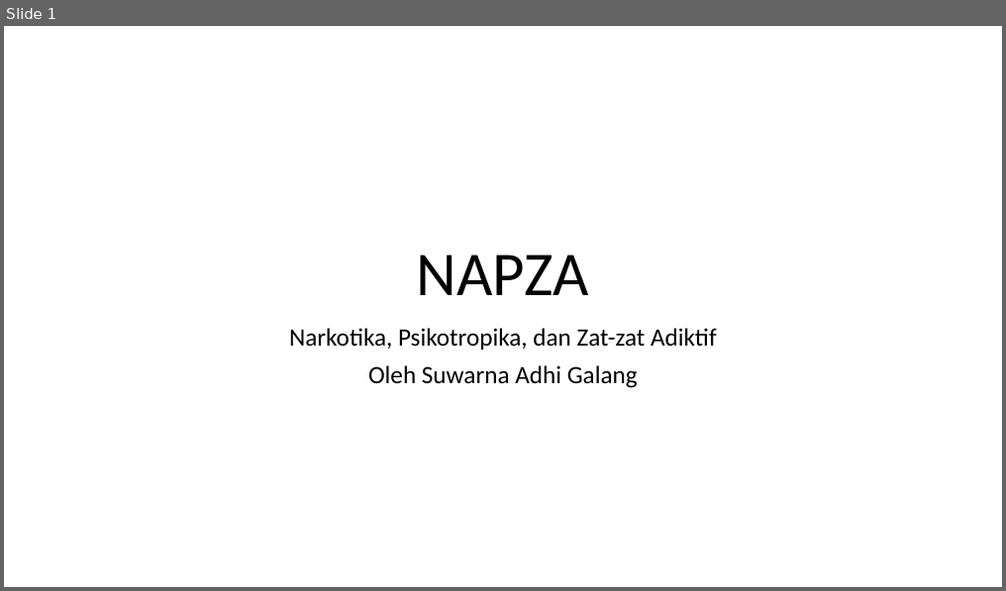
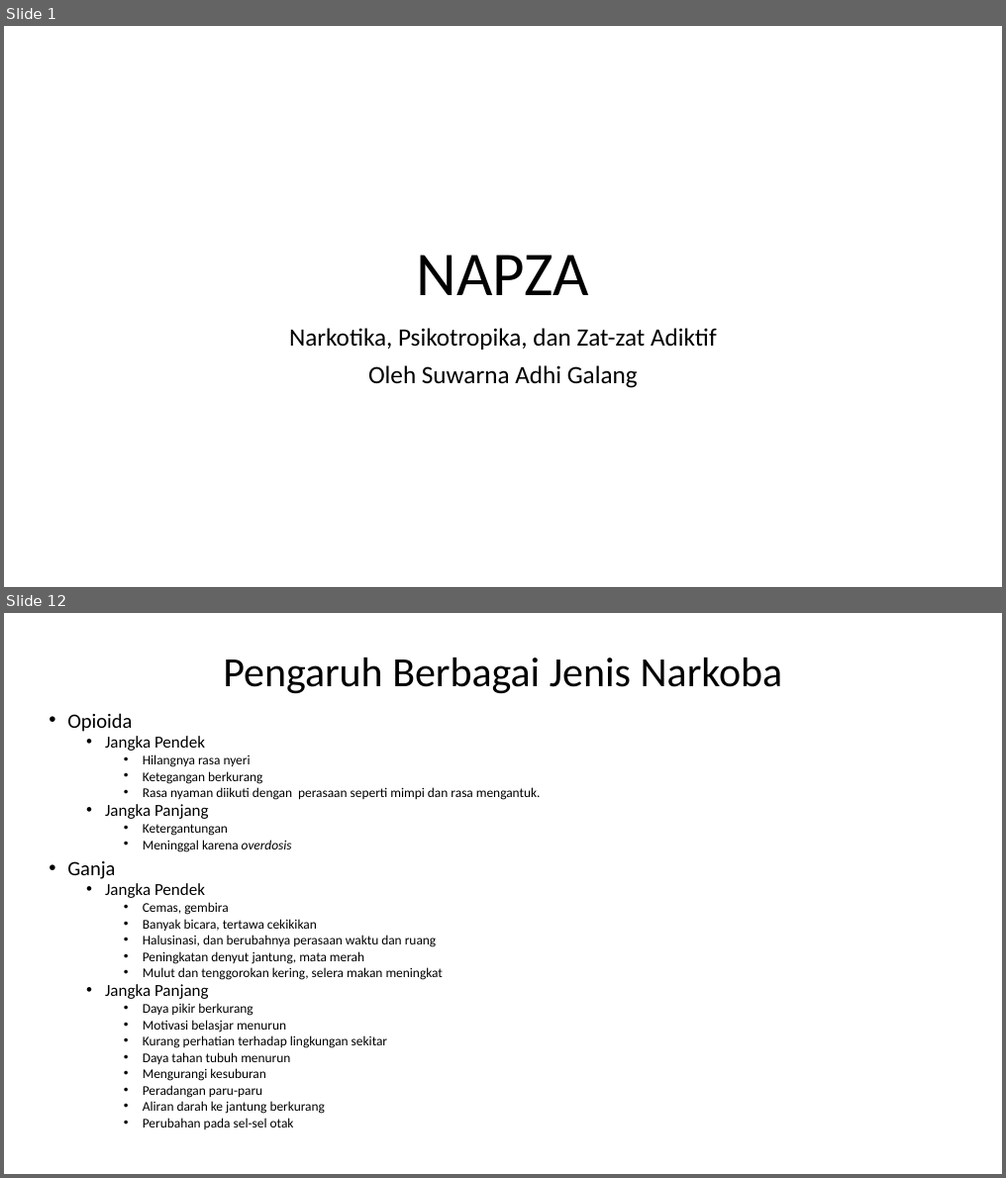
Before and after one commit to Galang23/galang23.github.io, a slide deck: tugas-sekolah/olahraga/NAPZA.pptx. Shown one above the other, each under a label of ours: slide 1 before the commit, slides 1 and 12 after it; the slides between them are not shown. The pictures are 1006x591 and 1006x1178 pixels, drawn with LibreOffice and Linux fonts; fonts in the diff are those of the drawing. Boxes give left, top, right and bottom in pixels: in the first picture for what was removed or moved away, otherwise in the second. Text is boxed around its words. In the diff, an @@ line names an element or a change of style, - is before the commit and + after.

```diff
--- a/tugas-sekolah/olahraga/NAPZA.pptx
+++ b/tugas-sekolah/olahraga/NAPZA.pptx
@@ slide 12 added at [4, 613, 1002, 1174], background #FFFFFF @@
@@ title added at [223, 658, 783, 694], 40 pt, text #000000 @@
+Pengaruh Berbagai Jenis Narkoba
@@ text added at [67, 713, 541, 1130], 12.8 pt, text #000000 @@
+• Opioida
+  • Jangka Pendek
+    • Hilangnya rasa nyeri
+    • Ketegangan berkurang
+    • Rasa nyaman diikuti dengan perasaan seperti mimpi dan rasa mengantuk.
+  • Jangka Panjang
+    • Ketergantungan
+    • Meninggal karena overdosis
+• Ganja
+  • Jangka Pendek
+    • Cemas, gembira
+    • Banyak bicara, tertawa cekikikan
+    • Halusinasi, dan berubahnya perasaan waktu dan ruang
+    • Peningkatan denyut jantung, mata merah
+    • Mulut dan tenggorokan kering, selera makan meningkat
+  • Jangka Panjang
+    • Daya pikir berkurang
+    • Motivasi belasjar menurun
+    • Kurang perhatian terhadap lingkungan sekitar
+    • Daya tahan tubuh menurun
+    • Mengurangi kesuburan
+    • Peradangan paru-paru
+    • Aliran darah ke jantung berkurang
+    • Perubahan pada sel-sel otak
```
Also in this commit, not shown: 4 slides changed, 11 other slides added, 2 other files.
